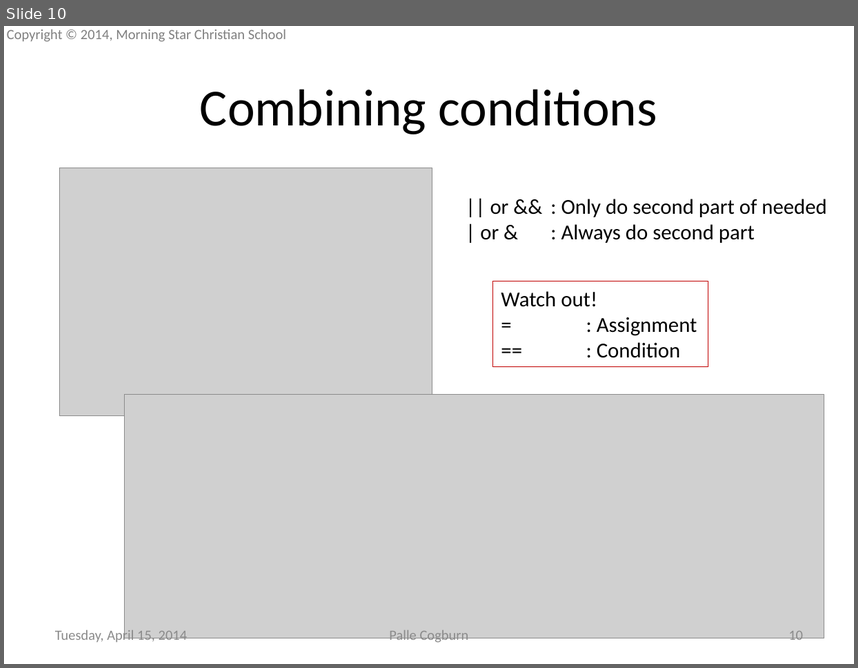
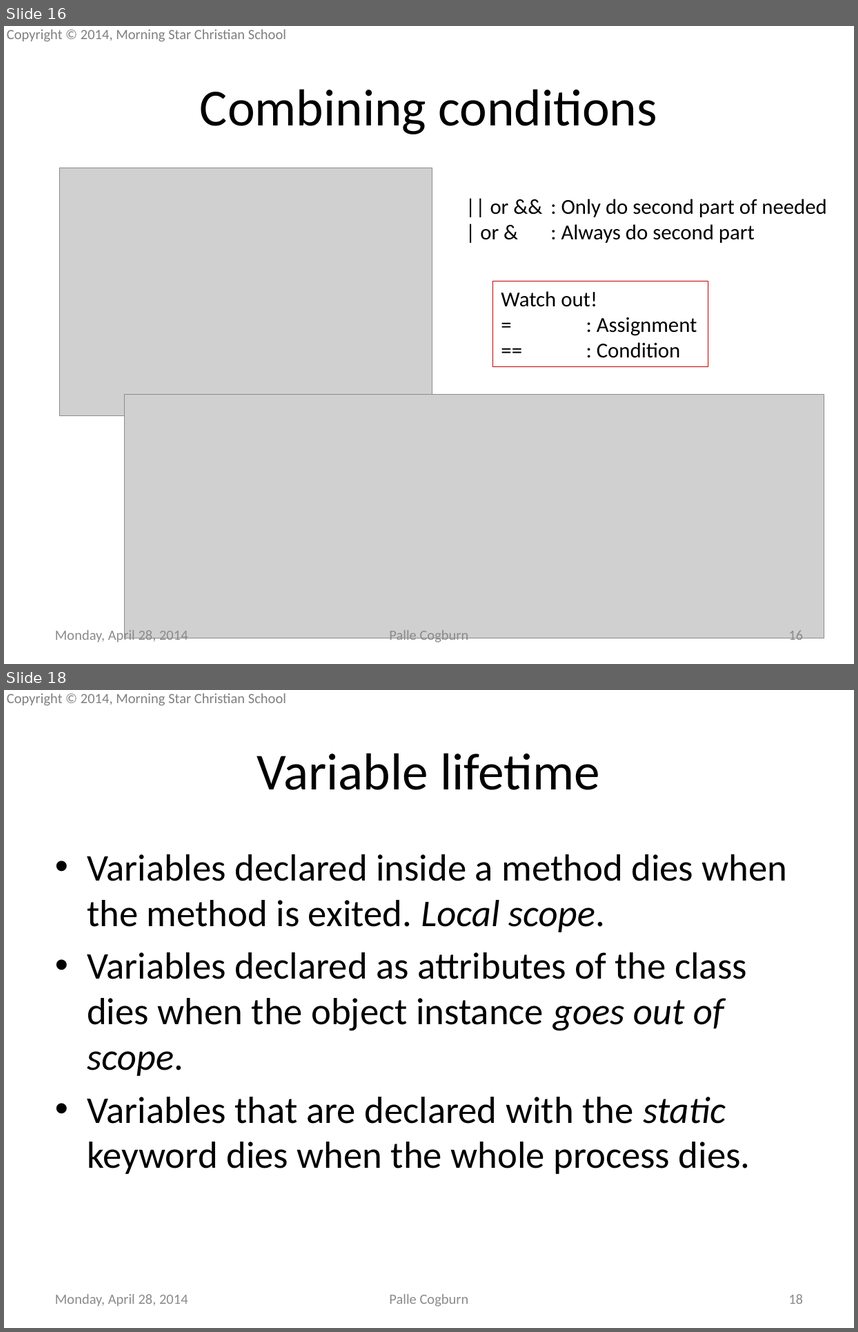
Before and after one commit to mscsbend/presentations, a slide deck: Lesson 2.pptx. Shown one above the other, each under a label of ours: slide 10 before the commit, slides 16 and 18 after it; the slides between them are not shown. The pictures are 858x668 and 858x1332 pixels, drawn with LibreOffice and Linux fonts; fonts in the diff are those of the drawing; grey boxes stand for pictures; background and template pictures are left out. Boxes give left, top, right and bottom in pixels: in the first picture for what was removed or moved away, otherwise in the second. Text is boxed around its words. In the diff, an @@ line names an element or a change of style, - is before the commit and + after.

```diff
--- a/Lesson 2.pptx
+++ b/Lesson 2.pptx
@@ slide 18 added at (x1=4, y1=690, x2=854, y2=1328), background picture (left out); not listed: 1 template element that a slide beside it also shows @@
@@ title added at (x1=257, y1=753, x2=600, y2=790), 44 pt, text #000000 @@
+Variable lifetime
@@ text added at (x1=87, y1=854, x2=788, y2=1174), 32 pt, text #000000 @@
+• Variables declared inside a method dies when the method is exited. Local scope.
+• Variables declared as attributes of the class dies when the object instance goes out of scope.
+• Variables that are declared with the static keyword dies when the whole process dies.
@@ text added at (x1=55, y1=1294, x2=188, y2=1305), 12 pt, text #8C8C8C @@
+Monday, April 28, 2014
@@ text added at (x1=389, y1=1294, x2=469, y2=1306), 12 pt, text #8C8C8C @@
+Palle Cogburn
@@ page number added at (x1=789, y1=1294, x2=803, y2=1303), 12 pt, text #8C8C8C @@
+18
@@ what was slide 10 is now slide 16 @@
@@ slide 16 changed as well @@
@@ text at (x1=55, y1=628, x2=188, y2=644): text changed @@
-Tuesday, April 15, 2014
+Monday, April 28, 2014
@@ page number at (x1=789, y1=630, x2=803, y2=644): text changed @@
-10
+16
```
Also in this commit, not shown: 16 other slides changed, 11 other slides added.
